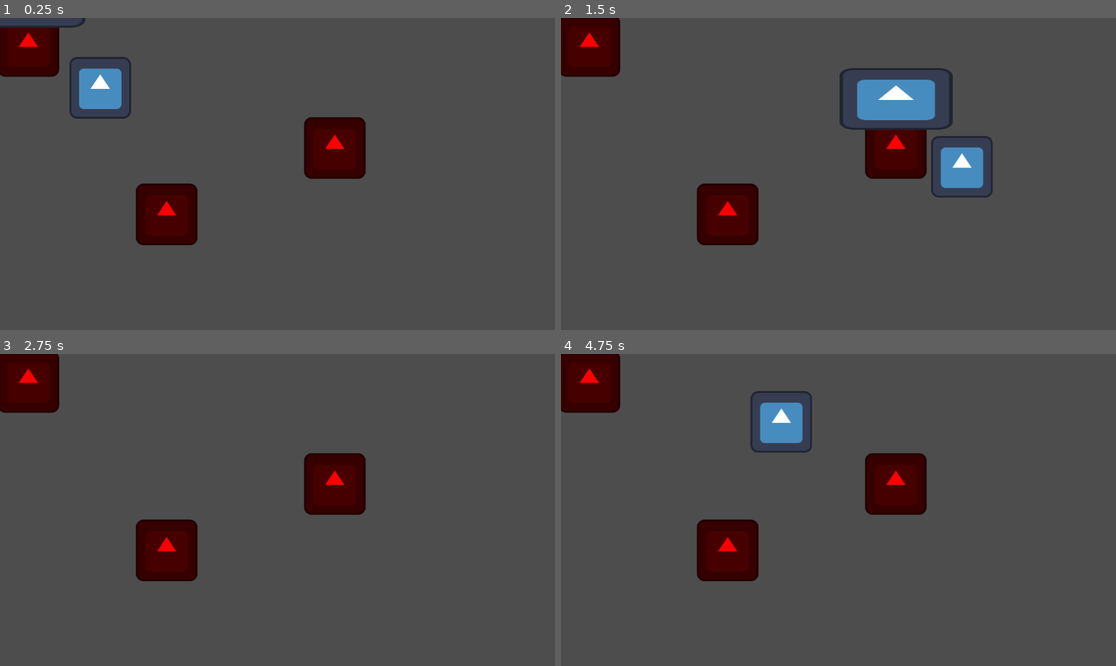
Above: before the commit, frames 1-4 (two rows, left to right).
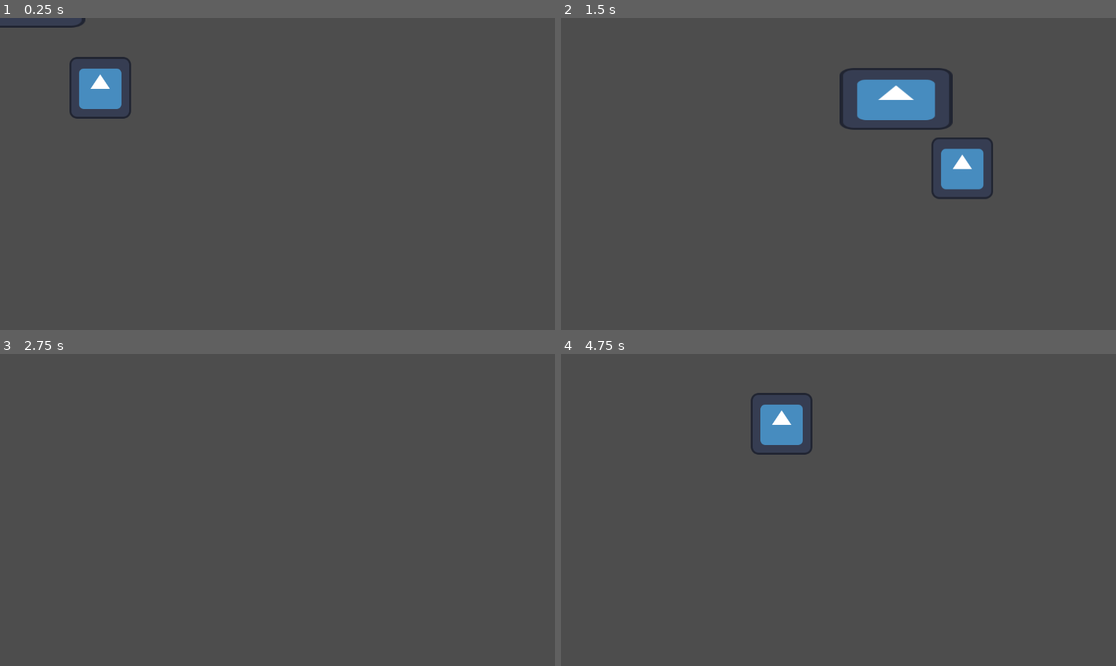
Above: after the commit, the same moments.

Repository: Eefschmeef2310/Summertime-Jam-2024
Game: Godot game, scene res://Levels/Tests/InteractionTest.tscn
The game is run twice, just before and just after one commit, with the same random seed, the same clock (stepped at 60 frames per second) and the same inputs. The project has no main scene, so this scene is started directly. The engine's default icon, where the game draws it, is replaced by a stand-in: a white triangle on a blue panel in a dark square.
Inputs:
- Up to frame 1 (0.25 s): no input
- Up to frame 2 (1.5 s): tap Enter at 0.5 s; hold D (Right) 0.53-1.28 s; tap Space (Interact) at 0.6, 1.35 s; hold S (Down) from 1.28 s (still down)
- Up to frame 3 (2.75 s): release S (Down) at 2.03 s; hold D (Right) from 2.03 s (still down); tap Space (Interact) at 2.1 s
- Up to frame 4 (4.75 s): tap Space (Interact) at 2.75, 2.85, 3.6, 4.35 s; release D (Right) at 2.78 s; hold W (Up) 2.78-3.53 s; tap Enter at 3.5 s; hold A (Left) from 3.53 s (still down)

The runs differ from the first frame. In frame 1, 6.0% of the frame differs, in the area x 0-66%, y 3-73%; in frame 2, 6.3%; in frame 3, 6.4%; in frame 4, 6.8%, in the area x 0-66%, y 0-73%.
Error in both runs: Invalid access to property or key 'order_prefs' on a base object of type 'Node (CustomerPool.gd)'. (res://Interactives/Customers/CustomerInit.gd:19)

Commit message:
abitta refactor

Diff:
--- a/Interactives/BaseInteractive.gd
+++ b/Interactives/BaseInteractive.gd
@@ -1,4 +1,9 @@
 extends StaticBody2D
+
+signal interacted()
 
 func toggle_prompt(toggle:bool):
 	$InteractivePrompt.visible = toggle
+
+func interact():
+	interacted.emit()
--- a/Interactives/BaseInteractive.tscn
+++ b/Interactives/BaseInteractive.tscn
@@ -1,18 +1,13 @@
-[gd_scene load_steps=5 format=3 uid="uid://df4ao4eauwen"]
+[gd_scene load_steps=4 format=3 uid="uid://df4ao4eauwen"]
 
 [ext_resource type="Script" path="res://Interactives/BaseInteractive.gd" id="1_i554m"]
-[ext_resource type="Texture2D" uid="uid://dqlfvhva03y0t" path="res://icon.svg" id="1_od85f"]
 [ext_resource type="PackedScene" uid="uid://dvv5nlyq1crgg" path="res://Interactives/InteractivePrompt.tscn" id="2_f1n2t"]
 
 [sub_resource type="CircleShape2D" id="CircleShape2D_flgv5"]
-radius = 64.195
+radius = 32.0
 
-[node name="BaseInteractive" type="StaticBody2D" groups=["Interactive"]]
+[node name="Interactive" type="StaticBody2D" groups=["Interactive"]]
 script = ExtResource("1_i554m")
-
-[node name="BaseInteractive" type="Sprite2D" parent="."]
-self_modulate = Color(1, 0, 0, 1)
-texture = ExtResource("1_od85f")
 
 [node name="CollisionShape2D" type="CollisionShape2D" parent="."]
 shape = SubResource("CircleShape2D_flgv5")
--- a/Player/Player.gd
+++ b/Player/Player.gd
@@ -20,6 +20,7 @@
 	if global_position.distance_to(closest_interactive.global_position) < min_interaction_distance:
 		closest_interactive.toggle_prompt(true)
 		if Input.is_action_just_pressed("Interact"):
+			closest_interactive.interact()
 			print("successful interaction")
 	else:
 		closest_interactive.toggle_prompt(false)
